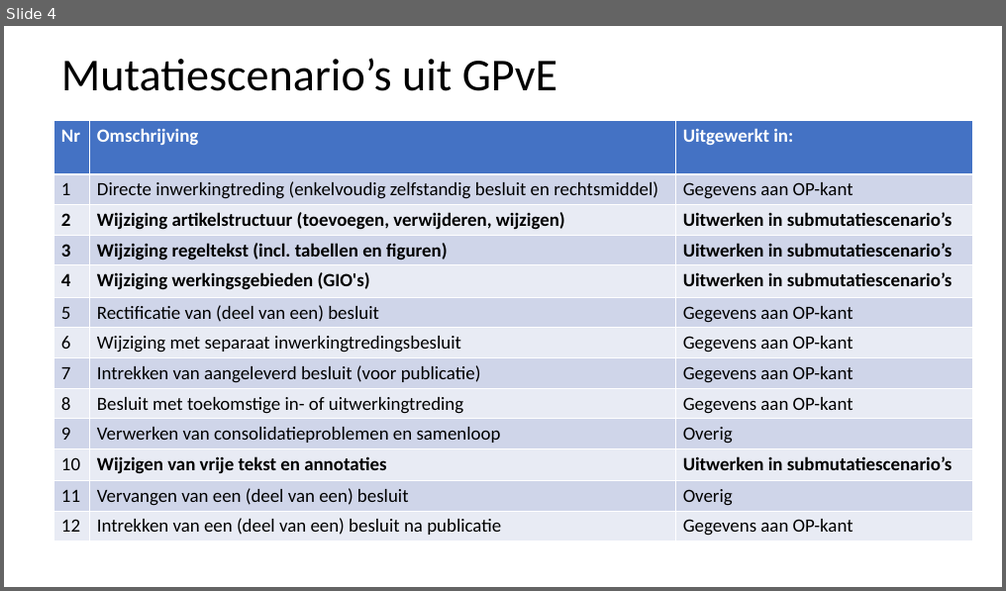
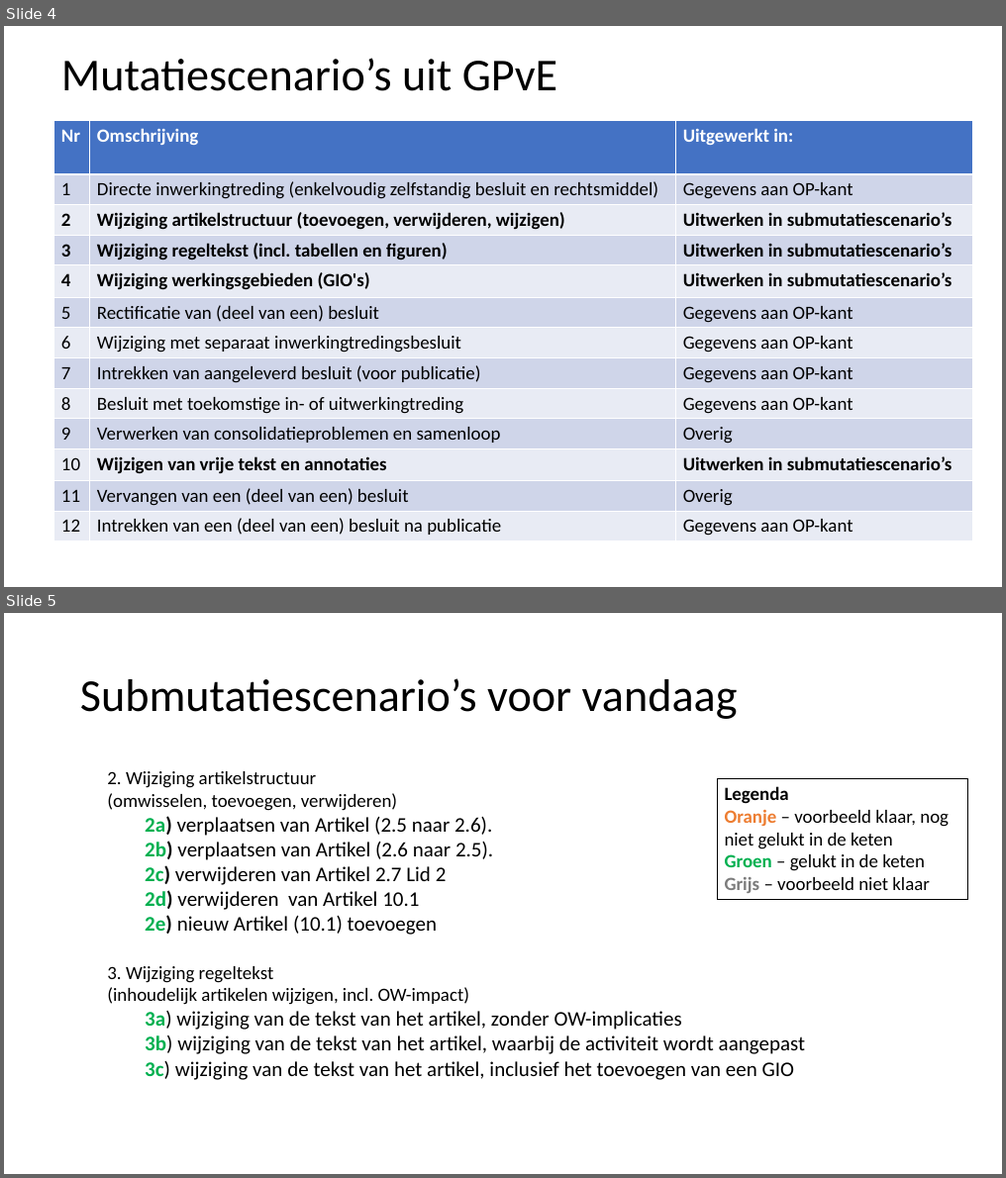
Before and after one commit to Geonovum/xml_omgevingsplan_gemeentestad, a slide deck: Submutatiescenario_s.pptx. Shown one above the other, each under a label of ours: slide 4 before the commit, slides 4 and 5 after it. The pictures are 1006x591 and 1006x1178 pixels, drawn with LibreOffice and Linux fonts; fonts in the diff are those of the drawing. Boxes give left, top, right and bottom in pixels: in the first picture for what was removed or moved away, otherwise in the second. Text is boxed around its words. In the diff, an @@ line names an element or a change of style, - is before the commit and + after.

Commit message:
3a2 weggegooid en powerpoint aangepast

```diff
--- a/Submutatiescenario_s.pptx
+++ b/Submutatiescenario_s.pptx
@@ slide 5 added at <box>4,613,1002,1174</box>, background #FFFFFF @@
@@ title added at <box>80,678,738,719</box>, 44 pt, text #000000 @@
+Submutatiescenario’s voor vandaag
@@ text added at <box>107,771,805,1080</box>, 20 pt, text #000000 @@
+2. Wijziging artikelstructuur
+(omwisselen, toevoegen, verwijderen)
+  2a) verplaatsen van Artikel (2.5 naar 2.6).
+  2b) verplaatsen van Artikel (2.6 naar 2.5).
+  2c) verwijderen van Artikel 2.7 Lid 2
+  2d) verwijderen van Artikel 10.1
+  2e) nieuw Artikel (10.1) toevoegen
+3. Wijziging regeltekst
+(inhoudelijk artikelen wijzigen, incl. OW-impact)
+  3a) wijziging van de tekst van het artikel, zonder OW-implicaties
+  3b) wijziging van de tekst van het artikel, waarbij de activiteit wordt aangepast
+  3c) wijziging van de tekst van het artikel, inclusief het toevoegen van een GIO
@@ rectangle added at <box>718,778,968,900</box>, fill #FFFFFF, outline #000000 1 pt, 18 pt, text #000000 @@
+Legenda
+Oranje – voorbeeld klaar, nog niet gelukt in de keten
+Groen – gelukt in de keten
+Grijs – voorbeeld niet klaar
```
Also in this commit, not shown: 1 slide changed, 5 other files.
